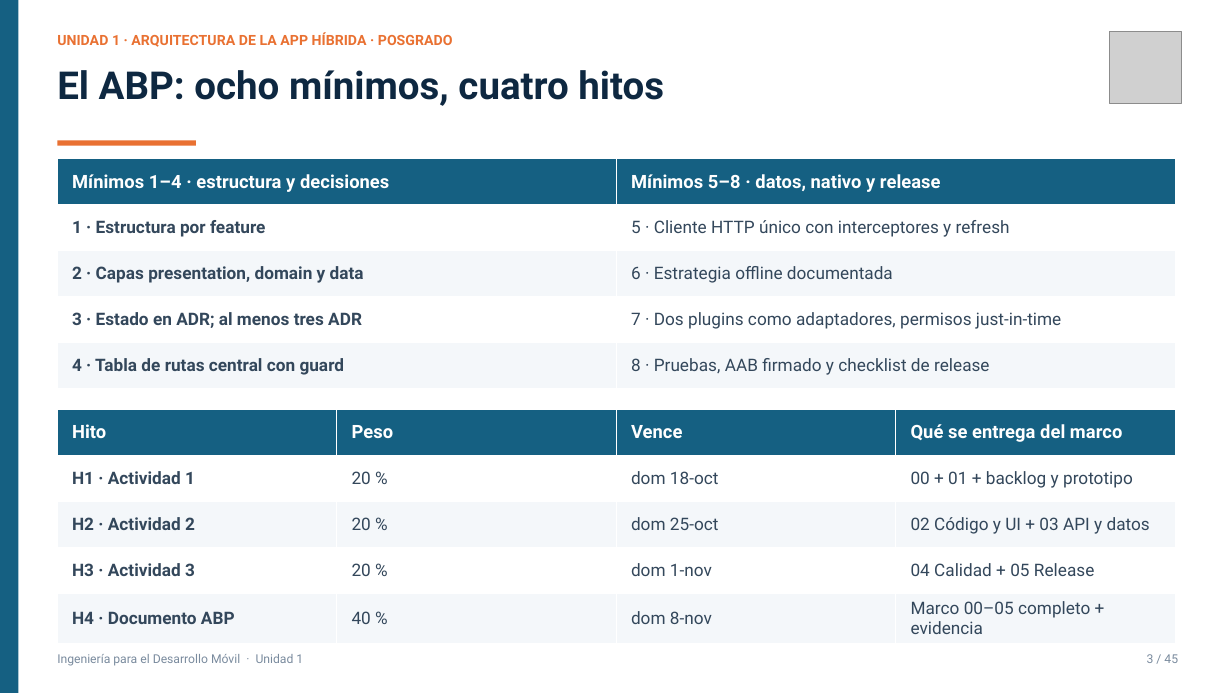
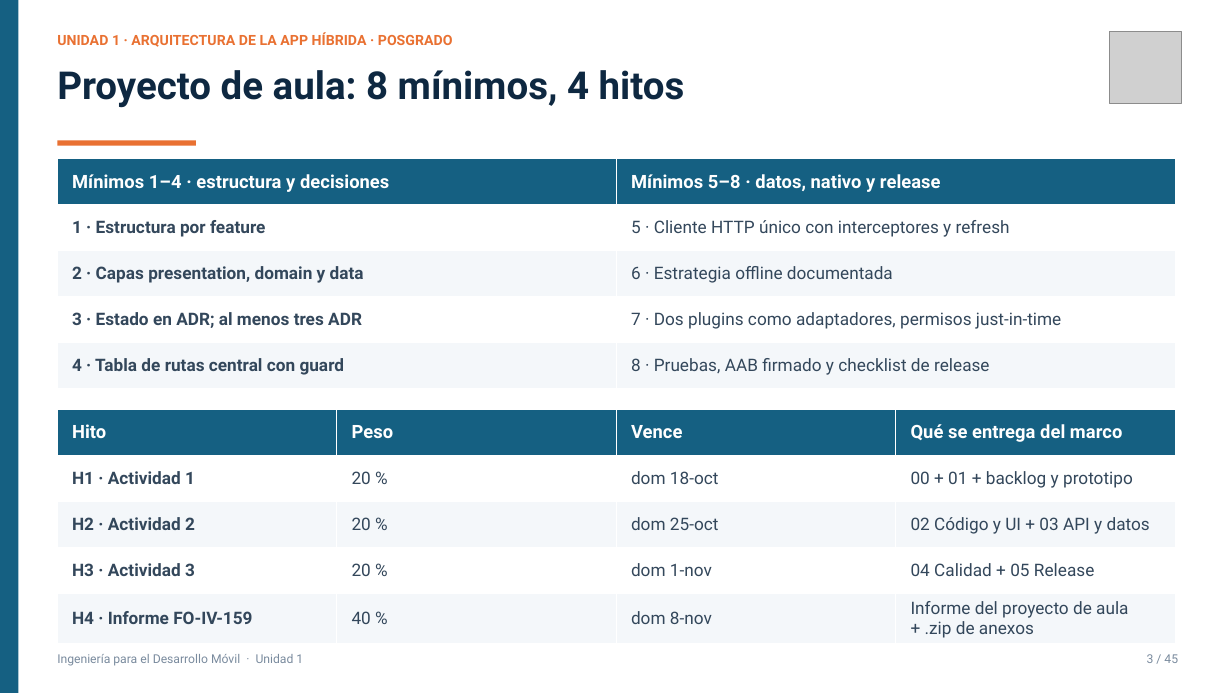
Before and after one commit to code-corhuila/ova-web, a slide deck: slide 4 of 2026-B/ingenieria-desarrollo-movil/unidad-01/slides/unidad01arquitectura-hibrida.pptx. Drawn at 1232x693 pixels with LibreOffice and Linux fonts; fonts in the diff are those of the drawing; grey boxes stand for pictures. Boxes give left, top, right and bottom in pixels: in the first picture for what was removed or moved away, otherwise in the second. Text is boxed around its words. In the diff, an @@ line names an element or a change of style, - is before the commit and + after.

```diff
--- a/2026-B/ingenieria-desarrollo-movil/unidad-01/slides/unidad01arquitectura-hibrida.pptx
+++ b/2026-B/ingenieria-desarrollo-movil/unidad-01/slides/unidad01arquitectura-hibrida.pptx
@@ text at (x1=57, y1=70, x2=685, y2=108): text changed @@
-El ABP: ocho mínimos, cuatro hitos
+Proyecto de aula: 8 mínimos, 4 hitos
@@ table at (x1=57, y1=409, x2=1174, y2=642) @@
-row 5, column 1: H4 · Documento ABP
+row 5, column 1: H4 · Informe FO-IV-159
-row 5, column 4: Marco 00–05 completo + evidencia
+row 5, column 4: Informe del proyecto de aula + .zip de anexos
```
Also in this commit, not shown: 1 other slide changed, 46 other files.
